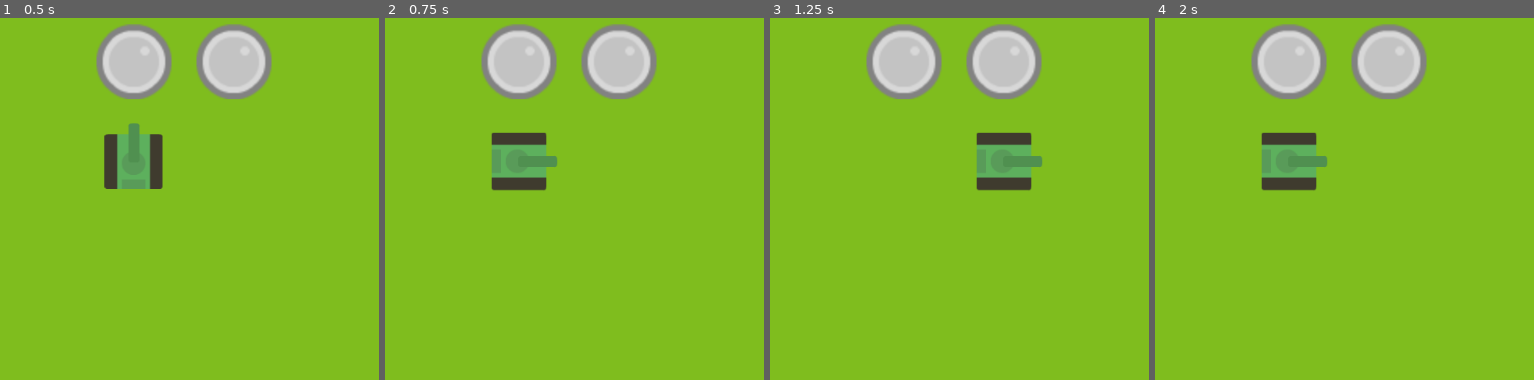
Above: before the commit, frames 1-4 (left to right).
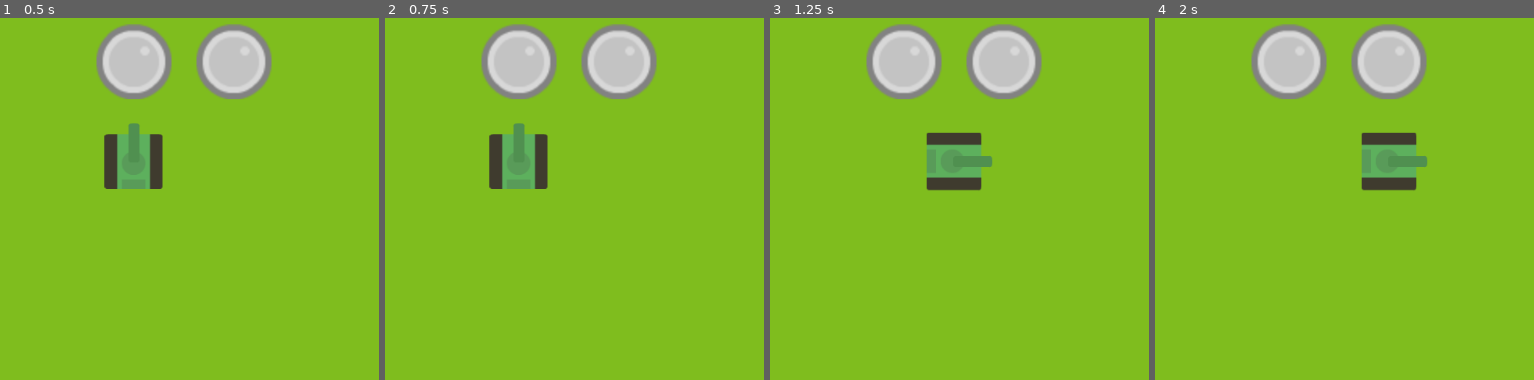
Above: after the commit, the same moments.

Repository: lendroit/tanktank
Game: Godot game, scene res://World.tscn
The game is run twice, just before and just after one commit, with the same random seed, the same clock (stepped at 60 frames per second) and the same inputs.
Inputs:
- Up to frame 1 (0.5 s): no input
- Up to frame 2 (0.75 s): tap Enter (end_turn) at 0.5 s; hold Right (rotate_right) from 0.53 s (still down); hold Enter (end_turn) from 0.53 s (still down)
- Up to frame 3 (1.25 s): keep holding Right (rotate_right); keep holding Enter (end_turn); tap Up (move_frontward) at 0.8 s
- Up to frame 4 (2 s): release Right (rotate_right) at 1.28 s; release Enter (end_turn) at 1.28 s; hold Down (move_backward) from 1.28 s (still down); tap Up (move_frontward) at 1.35 s; tap Space (shoot) at 1.55 s

Frame 1 is identical in both runs. In frame 2, 1.6% of the frame differs, in the area x 27-46%, y 29-48%; in frame 3, 4.4%; in frame 4, 4.9%, in the area x 27-72%, y 31-48%.

Commit message:
feature: add turn based mechanism

Diff:
--- a/Tank/Tank.gd
+++ b/Tank/Tank.gd
@@ -6,26 +6,49 @@
 
 onready var grid = get_parent()
 onready var tween = $Tween
+onready var timer = $Timer
 var is_moving = false
+var is_executing_actions = false
 var direction = Direction.ENUM.UP
 
+enum Actions {
+	MOVE_FRONTWARD,
+	MOVE_BACKWARD,
+	ROTATE_RIGHT,
+	ROTATE_LEFT,
+	SHOOT
+}
+
+var actions_queue = []
+
 func _input(event):
+	if is_executing_actions:
+		return
+
 	var current_position = self.position
 
 	if event.is_action_pressed("rotate_right"):
-		rotate_right()
+#		rotate_right()
+		actions_queue.append(Actions.ROTATE_RIGHT)
 
 	if event.is_action_pressed("rotate_left"):
-		rotate_left()
+#		rotate_left()
+		actions_queue.append(Actions.ROTATE_LEFT)
 
 	if event.is_action_pressed("move_frontward"):
-		move_frontward()
+#		move_frontward()
+		actions_queue.append(Actions.MOVE_FRONTWARD)
 
 	if event.is_action_pressed("move_backward"):
-		move_backward()
+#		move_backward()
+		actions_queue.append(Actions.MOVE_BACKWARD)
 
 	if event.is_action_pressed("shoot"):
-		grid.shoot(self, Direction.VECTORS[direction])
+#		grid.shoot(self, Direction.VECTORS[direction])
+		actions_queue.append(Actions.SHOOT)
+
+	if event.is_action_pressed("end_turn"):
+		self.execute_actions()
 
 func move_frontward():
 	move(direction)
@@ -61,7 +84,6 @@
 	is_moving = true
 
 	var new_direction = fmod(direction + 3, 4)
-	print(new_direction)
 	direction = Direction.DIRECTIONS_ORDER[new_direction]
 	self.rotate_animate(-PI/2)
 
@@ -86,6 +108,30 @@
 	)
 	tween.start()
 
+func shoot():
+	grid.shoot(self, Direction.VECTORS[direction])
 
 func _on_Tween_tween_completed(object, key):
 	is_moving = false
+
+func execute_actions():
+	timer.start()
+
+func _on_Timer_timeout():
+	var action = actions_queue.pop_front()
+	if action == null:
+		return
+
+	match action:
+		Actions.MOVE_BACKWARD:
+			move_backward()
+		Actions.MOVE_FRONTWARD:
+			move_frontward()
+		Actions.ROTATE_LEFT:
+			rotate_left()
+		Actions.ROTATE_RIGHT:
+			rotate_right()
+		Actions.SHOOT:
+			shoot()
+
+	timer.start()
--- a/Tank/Tank.tscn
+++ b/Tank/Tank.tscn
@@ -15,4 +15,9 @@
 texture = ExtResource( 2 )
 
 [node name="Tween" type="Tween" parent="."]
+
+[node name="Timer" type="Timer" parent="."]
+wait_time = 0.3
+one_shot = true
 [connection signal="tween_completed" from="Tween" to="." method="_on_Tween_tween_completed"]
+[connection signal="timeout" from="Timer" to="." method="_on_Timer_timeout"]
